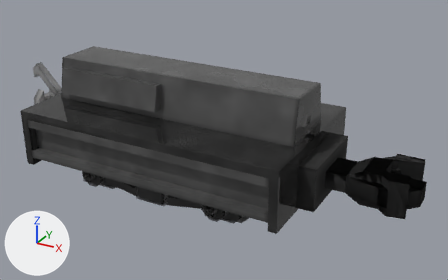
Two versions of the OBJ model src/main/assets/immersiverailroading/models/rolling_stock/kitsune_waycar/kitsune_matchtruck.obj, one commit apart.
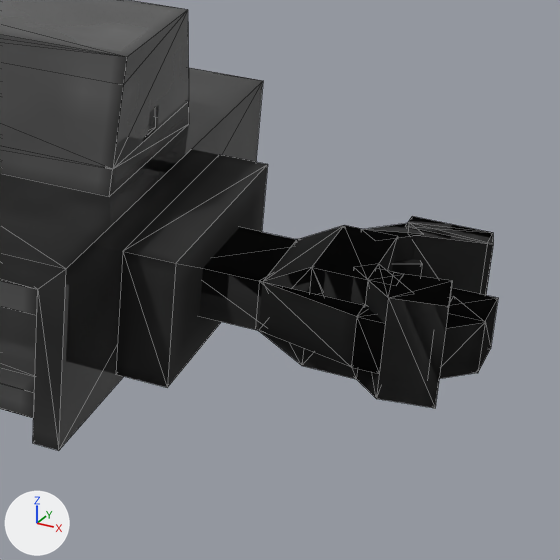
Each version appears first whole from a 50 mm camera at (2.387, -3.72, 2.301) aimed at (0.299, 0.078, 0.402), and next in a close-up on the part from 57% to 100% of the width and 28% to 97% of the height. Arrows for +X, +Y and +Z are at lower left; the lights stay in place. The close-ups show mesh edges as thin lines. Where no turn or scale is listed for an object, it has been applied to the vertices. Vertices at the same position are counted once.

Objects in the first close-up: 'COUPLED_REAR_4_HIDE_INVERT', 'COUPLER_ENGAGED_REAR_2_TOGGLE_LABEL_Uncouple', 'FRAME_top', 'FRAME_top.001'.
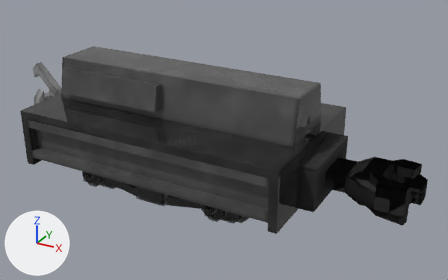
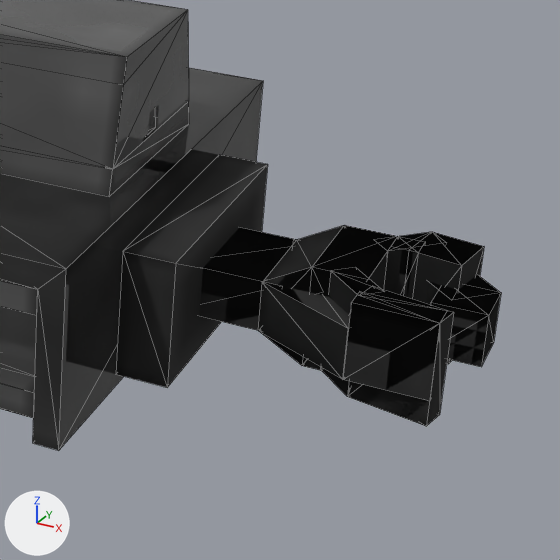
Pixel boxes (x1, y1, x2, y2) of what changed, in the close-ups (560 x 560 px):
'COUPLED_REAR_4_HIDE_INVERT', mesh mirrored (not visible afterwards)
    before: (199, 216, 498, 408)
'COUPLED_REAR_3_HIDE', mesh mirrored (not visible before)
    after: (199, 225, 501, 426)

The change, as a list of edits to the scene's bpy script:
```text
Change me_coupled_rear_3_hide:
    where me_coupled_rear_3_hide.from_pydata(...)  # 108 vertices, 178 faces; spans x 1.125..1.812, y -0.187..0.25, z 0.25..0.5
    used by ob_coupled_rear_3_hide; location = (0.0, 0.0, 0.0)
    me_coupled_rear_3_hide part 1: the whole mesh is mirrored in y about the mesh origin
Change me_coupled_rear_4_hide_invert:
    where me_coupled_rear_4_hide_invert.from_pydata(...)  # 108 vertices, 178 faces; spans x 1.125..1.812, y -0.187..0.25, z 0.25..0.5
    used by ob_coupled_rear_4_hide_invert; location = (0.0, 0.0, 0.0)
    me_coupled_rear_4_hide_invert part 2: the whole mesh is mirrored in y about the mesh origin
```
